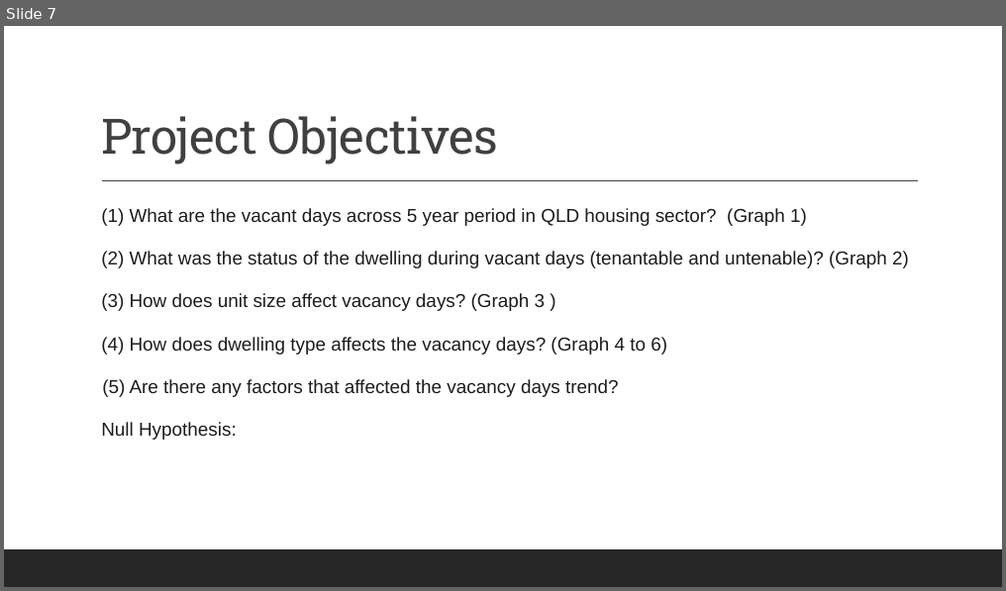
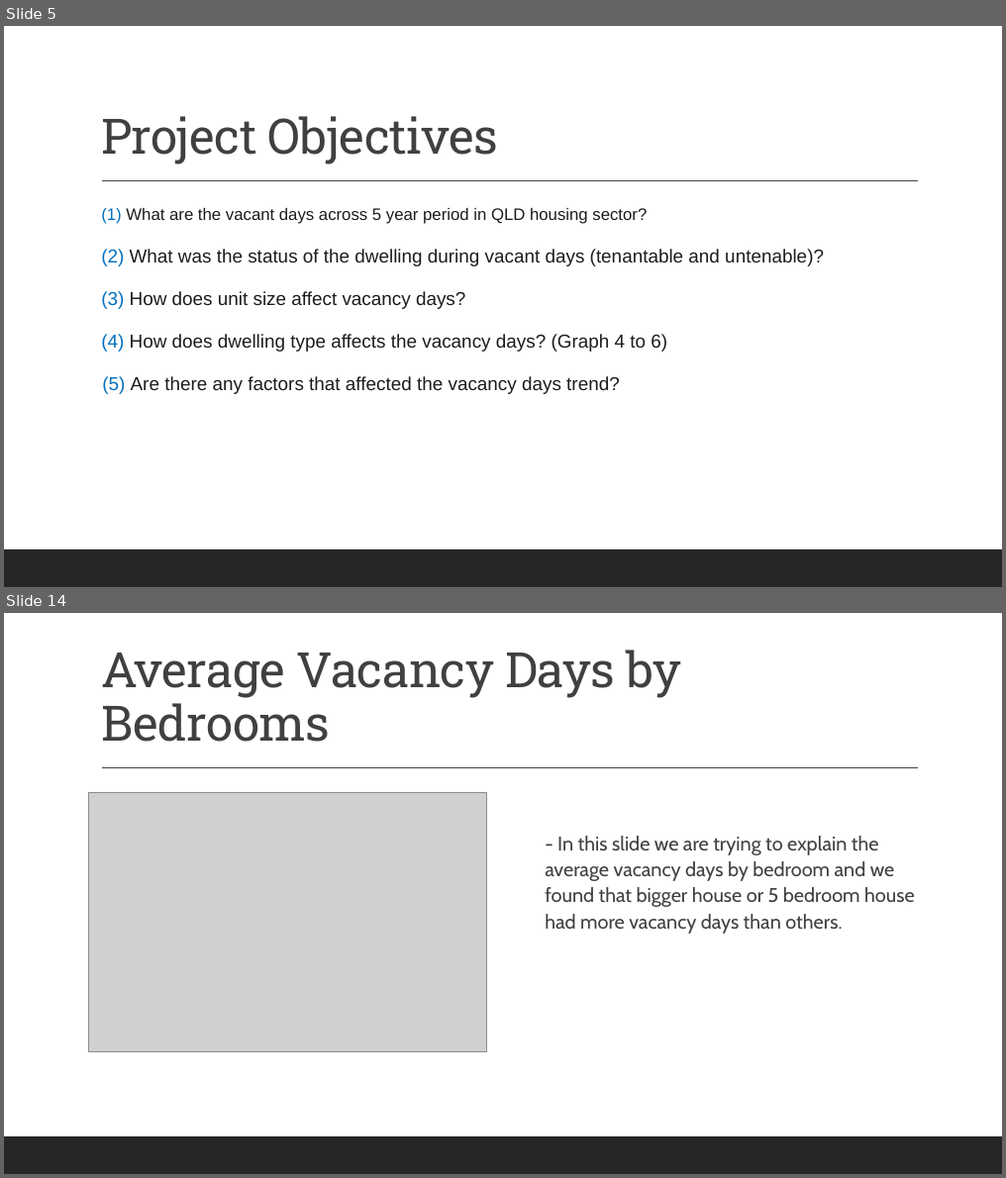
Before and after one commit to Anguyensfg/project-1, a slide deck: QLD Housing Vacancy.pptx. Shown one above the other, each under a label of ours: slide 7 before the commit, slides 5 and 14 after it; the slides between them are not shown. The pictures are 1006x591 and 1006x1178 pixels, drawn with LibreOffice and Linux fonts; fonts in the diff are those of the drawing; grey boxes stand for pictures. Boxes give left, top, right and bottom in pixels: in the first picture for what was removed or moved away, otherwise in the second. Text is boxed around its words. In the diff, an @@ line names an element or a change of style, - is before the commit and + after.

```diff
--- a/QLD Housing Vacancy.pptx
+++ b/QLD Housing Vacancy.pptx
@@ slide 14 added at [4, 613, 1002, 1174], background #FFFFFF; not listed: 2 template elements that a slide beside it also shows @@
@@ title added at [101, 650, 681, 742], 47 pt, text #404040 @@
+Average Vacancy Days by Bedrooms
@@ picture added at [88, 792, 486, 1053] @@
@@ text added at [545, 836, 915, 934], 19 pt, text #404040 @@
+  - In this slide we are trying to explain the average vacancy days by bedroom and we found that bigger house or 5 bedroom house had more vacancy days than others.
@@ what was slide 7 is now slide 5 @@
@@ slide 5 changed as well @@
@@ text at [101, 208, 824, 309]: text changed @@
-  (1) What are the vacant days across 5 year period in QLD housing sector? (Graph 1)
-  (2) What was the status of the dwelling during vacant days (tenantable and untenable)? (Graph 2)
-  (3) How does unit size affect vacancy days? (Graph 3 )
+  (1) What are the vacant days across 5 year period in QLD housing sector?
+  (2) What was the status of the dwelling during vacant days (tenantable and untenable)?
+  (3) How does unit size affect vacancy days?
@@ text at [101, 334, 667, 394]: text colour #1D1C1D to #0070C0 in "(4)", "(5)" @@
@@ text at [101, 422, 237, 440]: paragraph removed @@
-  Null Hypothesis:
```
Also in this commit, not shown: 9 other slides changed, 10 other slides added, 9 slides removed.
